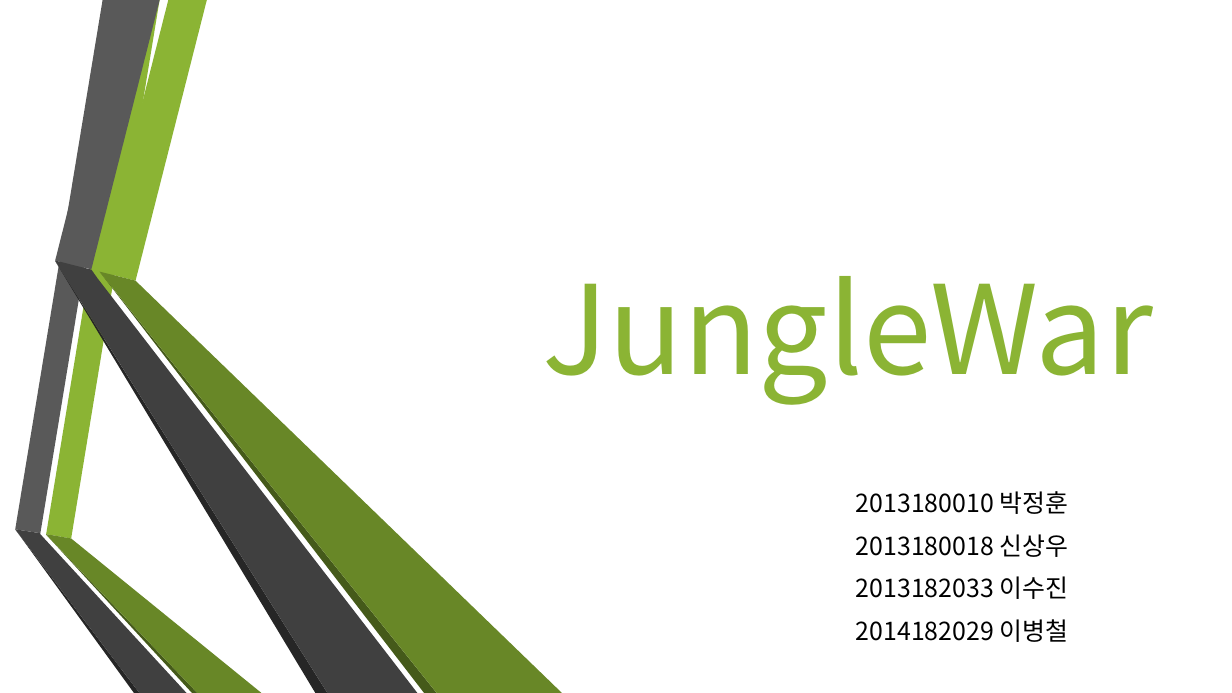
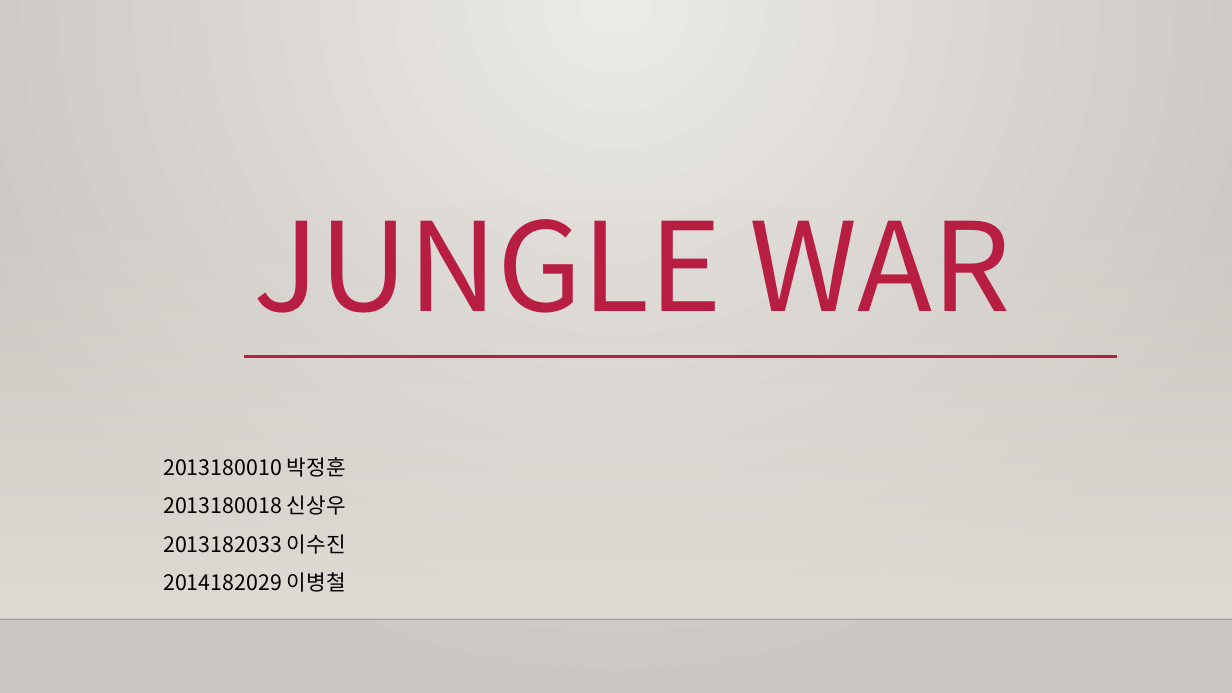
Before and after one commit to jeongHooon/Jungle-War, a slide deck: slide 1 of Jungle War 박정훈 신상우 이수진 이병철.pptx. Drawn at 1232x693 pixels with LibreOffice and Linux fonts; fonts in the diff are those of the drawing; background and template pictures are left out. Boxes give left, top, right and bottom in pixels: in the first picture for what was removed or moved away, otherwise in the second. Text is boxed around its words. In the diff, an @@ line names an element or a change of style, - is before the commit and + after.

```diff
--- a/Jungle War 박정훈 신상우 이수진 이병철.pptx
+++ b/Jungle War 박정훈 신상우 이수진 이병철.pptx
@@ background picture (left out) to gradient #ECEAE7 to #CAC7C1 @@
@@ rectangle added at (0, 204, 1232, 619), fill gradient #DFDBD5 @@
@@ title at (254, 219, 1010, 313): text changed; text colour #8BB434 to #B71E42 @@
-JungleWar
+JUNGLE WAR
@@ group removed at (55, 0, 563, 693): 6 freeform shapes @@
@@ line added from (244, 357) to (1117, 357), #B71E42 2.5 pt @@
@@ subtitle "2013180010 박정훈": place and size @@
-subtitle "2013180010 박정훈" at (856, 491, 1069, 642)
+subtitle "2013180010 박정훈" at (163, 457, 346, 592)
@@ subtitle "2013180010 박정훈" at (163, 457, 346, 592): size 19.4 to 16.6 pt; alignment right to left @@
@@ group removed at (15, 0, 262, 693): 6 freeform shapes @@
@@ line added from (0, 619) to (1232, 619), #000001 1 pt @@
```
Also in this commit, not shown: 10 other slides changed.
